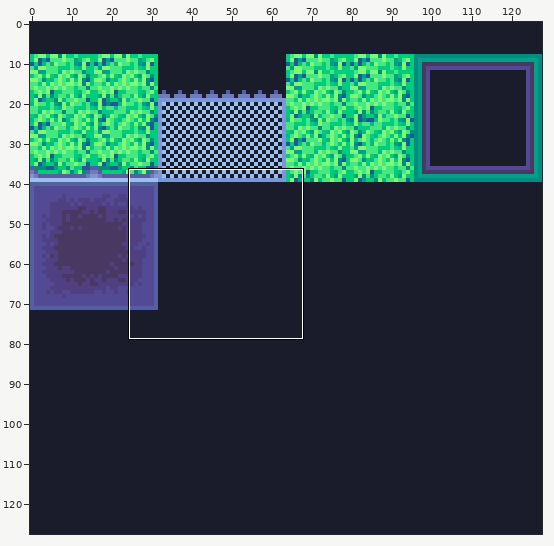
Pixel-art file -- bg.ase. Above: a wide view before the commit, with the close-up outlined.
Close-up. Earlier state:
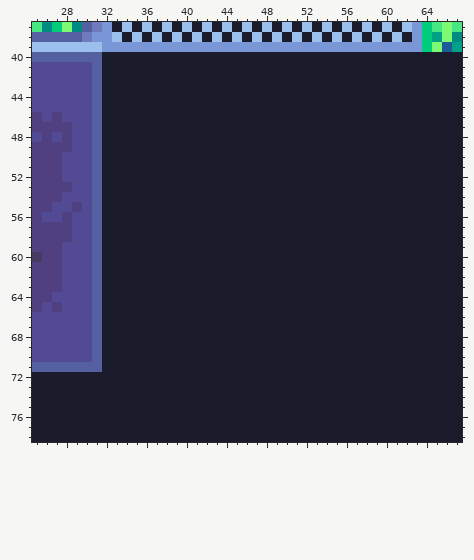
128x128 pixels, 1 frame. Shown: x 25..67, y 37..78.
New version:
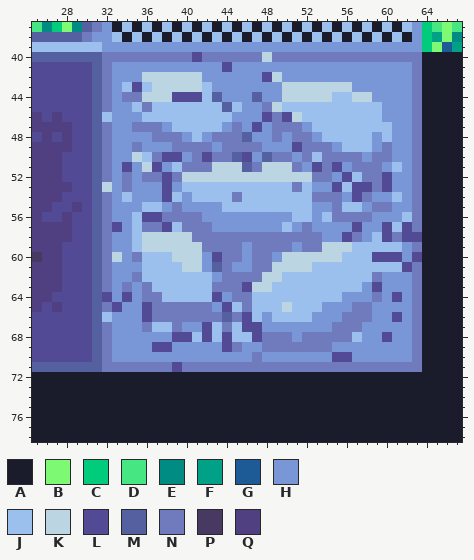
Palette (. is transparent): A #1a1c2c  B #7ef974  C #00cc7b  D #46e782  E #008b83  F #00a186  G #1c5b95  H #7996d6  J #9bc0ed  K #bbd5e2  L #534a95  M #5560a1  N #6f7bbc  P #483962  Q #514081
The edit:
--- layer "Layer 1"
@@ x 25..67 @@
 39 JJJJJJJHHHHHHHHHHHHHHHHHHHHHHHHHHHHHHHHCBGF
-40 MMMMMMMAAAAAAAAAAAAAAAAAAAAAAAAAAAAAAAAAAAA
-41 LLLLLLMAAAAAAAAAAAAAAAAAAAAAAAAAAAAAAAAAAAA
-42 LLLLLLMAAAAAAAAAAAAAAAAAAAAAAAAAAAAAAAAAAAA
-43 LLLLLLMAAAAAAAAAAAAAAAAAAAAAAAAAAAAAAAAAAAA
-44 LLLLLLMAAAAAAAAAAAAAAAAAAAAAAAAAAAAAAAAAAAA
-45 LLLLLLMAAAAAAAAAAAAAAAAAAAAAAAAAAAAAAAAAAAA
-46 QLQLLLMAAAAAAAAAAAAAAAAAAAAAAAAAAAAAAAAAAAA
-47 QQQQLLMAAAAAAAAAAAAAAAAAAAAAAAAAAAAAAAAAAAA
-48 LQLQLLMAAAAAAAAAAAAAAAAAAAAAAAAAAAAAAAAAAAA
-49 QQQQLLMAAAAAAAAAAAAAAAAAAAAAAAAAAAAAAAAAAAA
-50 QQQLLLMAAAAAAAAAAAAAAAAAAAAAAAAAAAAAAAAAAAA
-51 QQQLLLMAAAAAAAAAAAAAAAAAAAAAAAAAAAAAAAAAAAA
-52 QQQLLLMAAAAAAAAAAAAAAAAAAAAAAAAAAAAAAAAAAAA
-53 QQQQLLMAAAAAAAAAAAAAAAAAAAAAAAAAAAAAAAAAAAA
-54 QQQLLLMAAAAAAAAAAAAAAAAAAAAAAAAAAAAAAAAAAAA
-55 QQLLQLMAAAAAAAAAAAAAAAAAAAAAAAAAAAAAAAAAAAA
-56 QLLQLLMAAAAAAAAAAAAAAAAAAAAAAAAAAAAAAAAAAAA
-57 QQQQLLMAAAAAAAAAAAAAAAAAAAAAAAAAAAAAAAAAAAA
-58 QQQQLLMAAAAAAAAAAAAAAAAAAAAAAAAAAAAAAAAAAAA
-59 QQQLLLMAAAAAAAAAAAAAAAAAAAAAAAAAAAAAAAAAAAA
-60 PQQLLLMAAAAAAAAAAAAAAAAAAAAAAAAAAAAAAAAAAAA
-61 QQQLLLMAAAAAAAAAAAAAAAAAAAAAAAAAAAAAAAAAAAA
-62 QQQLLLMAAAAAAAAAAAAAAAAAAAAAAAAAAAAAAAAAAAA
-63 QQQLLLMAAAAAAAAAAAAAAAAAAAAAAAAAAAAAAAAAAAA
-64 QQLLLLMAAAAAAAAAAAAAAAAAAAAAAAAAAAAAAAAAAAA
-65 QLQLLLMAAAAAAAAAAAAAAAAAAAAAAAAAAAAAAAAAAAA
-66 LLLLLLMAAAAAAAAAAAAAAAAAAAAAAAAAAAAAAAAAAAA
-67 LLLLLLMAAAAAAAAAAAAAAAAAAAAAAAAAAAAAAAAAAAA
-68 LLLLLLMAAAAAAAAAAAAAAAAAAAAAAAAAAAAAAAAAAAA
-69 LLLLLLMAAAAAAAAAAAAAAAAAAAAAAAAAAAAAAAAAAAA
-70 LLLLLLMAAAAAAAAAAAAAAAAAAAAAAAAAAAAAAAAAAAA
-71 MMMMMMMAAAAAAAAAAAAAAAAAAAAAAAAAAAAAAAAAAAA
+40 MMMMMMMNNNNNNNNNLNNNNNNKNNNNNNNNNNNNNNNAAAA
+41 LLLLLLMNHHHHHHHHHHHLHHHHHHHHHHHHHHHHHHNAAAA
+42 LLLLLLMNHHHKKKKKKHHHHHHLKHHHHHHHHHHHHHNAAAA
+43 LLLLLLMNHJLJKKKKKJHHHHHHHKKKKKKKHHHHHHNAAAA
+44 LLLLLLMNHNNKKKLLLJMHHHMHHKKKKKJJKKHHHHNAAAA
+45 LLLLLLMNHHJNJJJJJJJMJHHNKJJJJJJJJJJHHHNAAAA
+46 QLQLLLMJHHHJJJJJJJJJHHHLNLKJJJJJJJJHHHNAAAA
+47 QQQQLLMNHHNNNHJJJJJHNHLHNNNHJJJJJJJJHHNAAAA
+48 LQLQLLMNHHHHNNNHJHNNNMHHNHNNHJJJJJHJHHNAAAA
+49 QQQQLLMNHHNHHHNNNNHNNNNHHHLNNNHJJJHNHHNAAAA
+50 QQQLLLMNHHKJNLLHNLNNMLHMNNHNJNNNNHNNHHNAAAA
+51 QQQLLLMNHLHKLHJNNNKKKMNKKKNHLNLHNNNHJHNAAAA
+52 QQQLLLMNHNHNNLNKKKKKKKKKKKKKNNHLJNNLHHNAAAA
+53 QQQQLLMKHNHHHLHJJJJJJJJJJJNJHHLJLLNLHHNAAAA
+54 QQQLLLMNHJHHHLJHJJJJNJJJJJJJNNNHLNHHJHNAAAA
+55 QQLLQLMNHHHJJHNHHHHJJJJJJJJJHHNJJHNNHHNAAAA
+56 QLLQLLMNHHJLLNNNNHHHHHHHHHJJHJNNNNHHHJNAAAA
+57 QQQQLLMNLHJNNLJNNNHHHHHHHJHNHHHHLHHLJLNAAAA
+58 QQQQLLMNHHJKKKKKNNNNNNNNNNNNNHHLNHJLNLLAAAA
+59 QQQLLLMNHHJKKKKKKNNNNHNNNNHNNKKKJJJJJHNAAAA
+60 PQQLLLMNKHNJJJKKKHLNNHNNHKKKKKKJJJLLLHLAAAA
+61 QQQLLLMNHHHJJJJKKHMNHHNNKKKKJJJJJJJJJLNAAAA
+62 QQQLLLMNHHNJJJJJJJHNNNNKKJJJJJJJJJNHHHNAAAA
+63 QQQLLLMNHNHNJJJJJJNNNLKKJJJJJJJJJHLHHHNAAAA
+64 QQLLLLMLHLHNNJJJJJLHNNJJJJJJJJJHHHNHLHNAAAA
+65 QLQLLLMNLHHLNNNNNNHLJNJJJKJJJHHHNNHHHHNAAAA
+66 LLLLLLMJHHHLNNNNNNNMNLJHJJJJHHHNNNHHLHNAAAA
+67 LLLLLLMNHHHNJJNHHLJNJLLHHHHHHHNNNHHHHHNAAAA
+68 LLLLLLMNHHHHHHLLJLJLJJLNNNHNNNNNJHHLHHNAAAA
+69 LLLLLLMNHHHHLLHHHHHLNHHNNNNNNNHHHHHHHHNAAAA
+70 LLLLLLMNHHHHHHHHHHHHHHNHHHHHHHLLHHHHHHNAAAA
+71 MMMMMMMNNNNNNNLNNNNNNNNNNNNNNNNNNNNNNNNAAAA
 72 AAAAAAAAAAAAAAAAAAAAAAAAAAAAAAAAAAAAAAAAAAA
